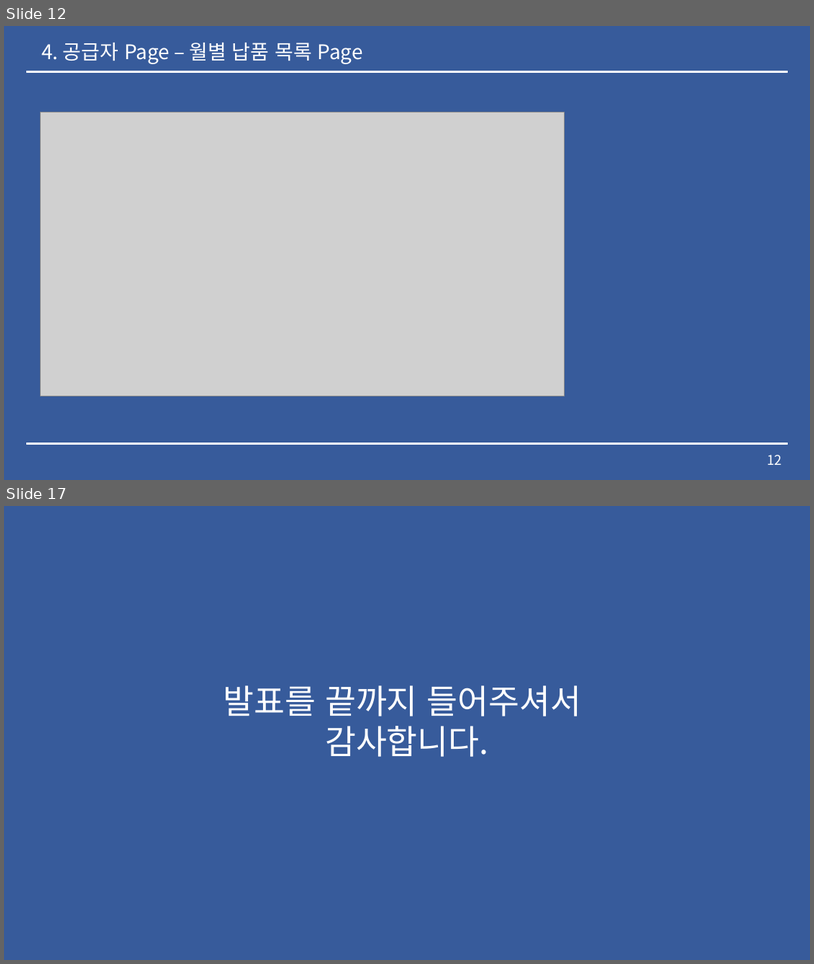
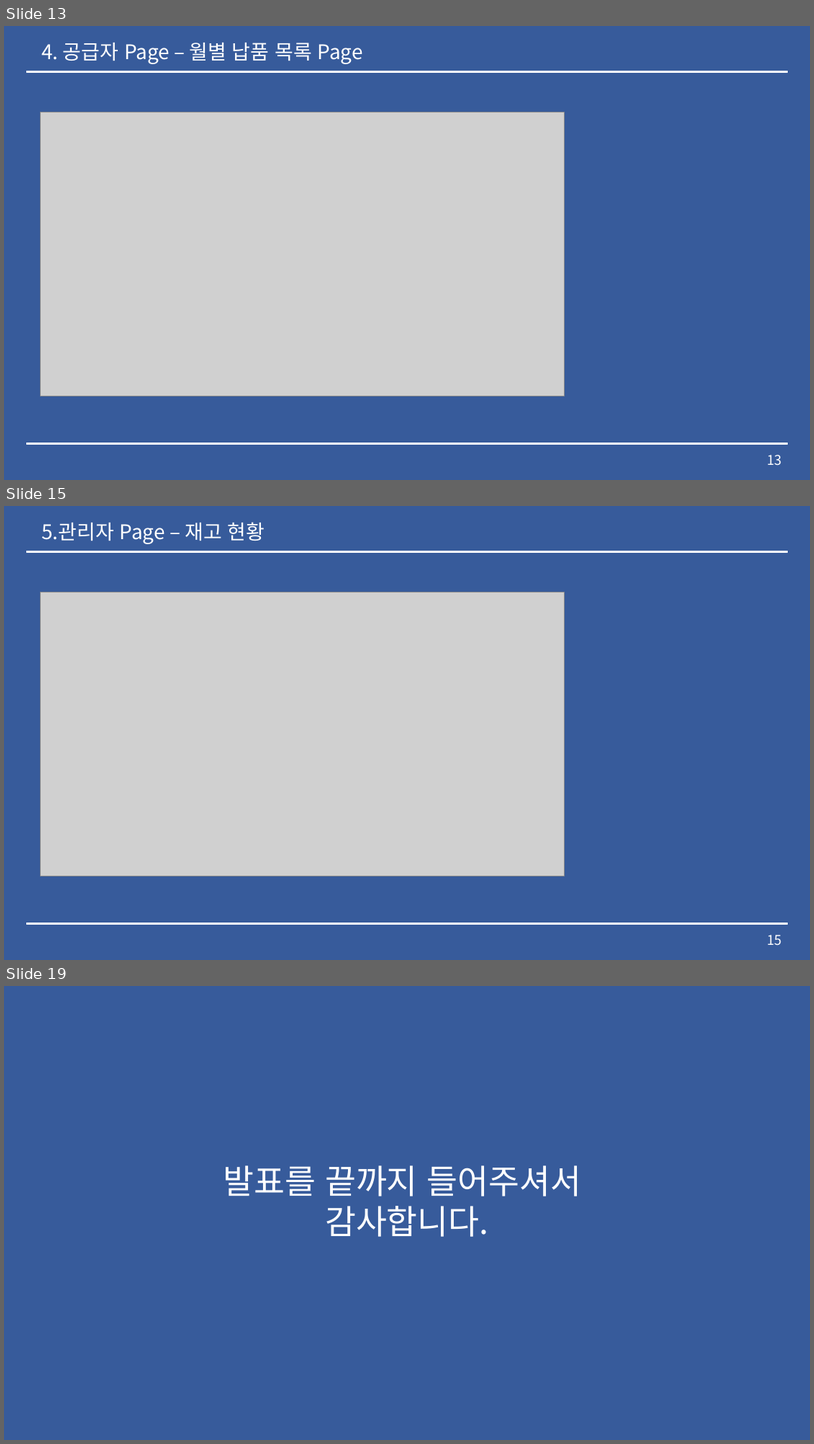
Before and after one commit to lx9203/fulfillmentBlue, a slide deck: Fulfillment 중간발표.pptx. Shown one above the other, each under a label of ours: slides 12 and 17 before the commit, slides 13, 15 and 19 after it; the slides between them are not shown. The pictures are 814x964 and 814x1444 pixels, drawn with LibreOffice and Linux fonts; fonts in the diff are those of the drawing; grey boxes stand for pictures. Boxes give left, top, right and bottom in pixels: in the first picture for what was removed or moved away, otherwise in the second. Text is boxed around its words. In the diff, an @@ line names an element or a change of style, - is before the commit and + after.

```diff
--- a/Fulfillment 중간발표.pptx
+++ b/Fulfillment 중간발표.pptx
@@ slide 15 added at [4, 506, 810, 960], background #2F5597 at 96% opacity; not listed: 2 template elements that a slide beside it also shows @@
@@ text added at [41, 522, 265, 544], 24 pt, text #FFFFFF @@
+5.관리자 Page – 재고 현황
@@ picture added at [40, 592, 564, 875] @@
@@ page number added at [767, 934, 782, 945], 16 pt, text #FFFFFF @@
+15
@@ what was slide 12 is now slide 13 @@
@@ page number at [767, 454, 782, 464]: text changed @@
-12
+13
@@ what was slide 17 is now slide 19 @@
```
Also in this commit, not shown: 12 slides changed, 1 other slide added, 6 other files.
